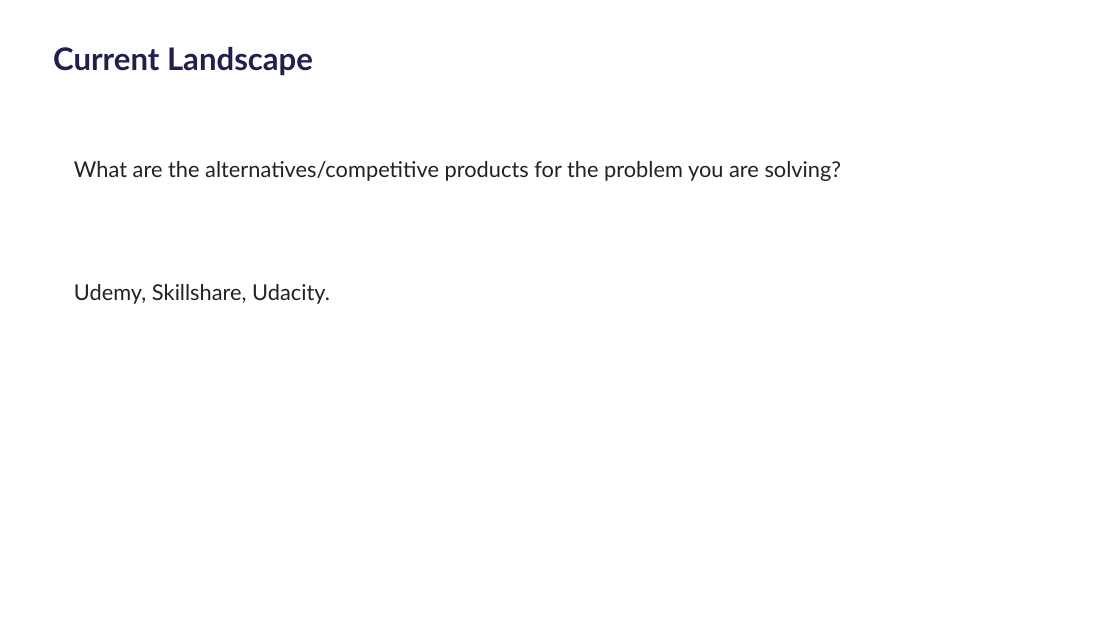
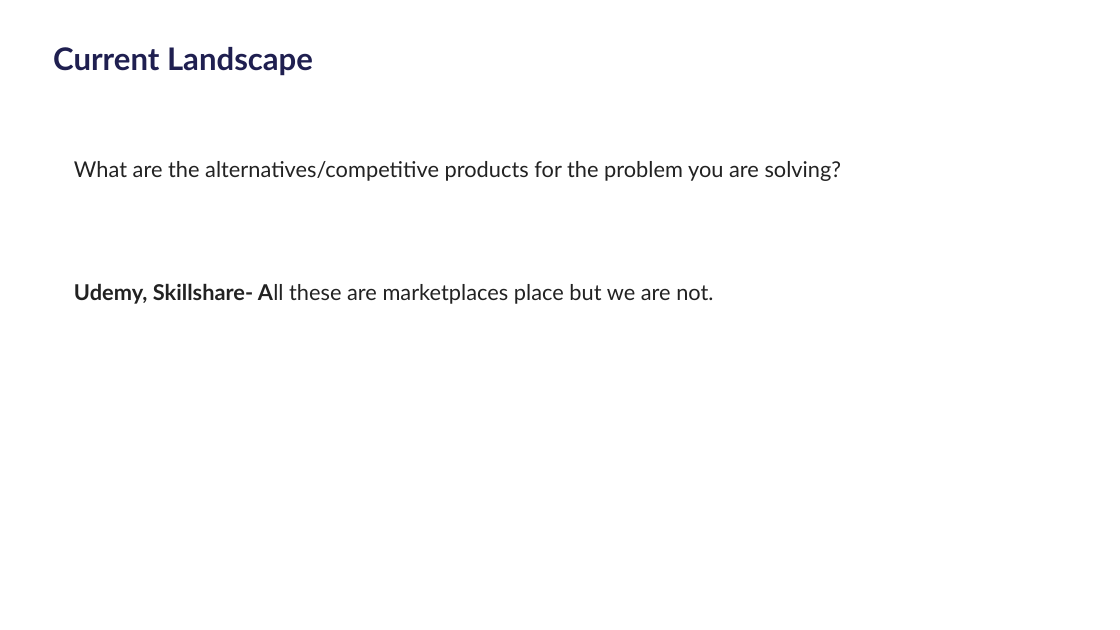
Before and after one commit to angelinindira0505/literate-chainsaw, a slide deck: slide 4 of Code Titans - National Level Start-Up Hackathon 2022-template (1) (2).pptx. Drawn at 1120x630 pixels with LibreOffice and Linux fonts; fonts in the diff are those of the drawing; background and template pictures are left out. Boxes give left, top, right and bottom in pixels: in the first picture for what was removed or moved away, otherwise in the second. Text is boxed around its words. In the diff, an @@ line names an element or a change of style, - is before the commit and + after.

```diff
--- a/Code Titans - National Level Start-Up Hackathon 2022-template (1) (2).pptx
+++ b/Code Titans - National Level Start-Up Hackathon 2022-template (1) (2).pptx
@@ text at box(74, 283, 713, 304): text changed @@
-Udemy, Skillshare, Udacity.
+Udemy, Skillshare- All these are marketplaces place but we are not.
```
Also in this commit, not shown: 6 other slides changed.
